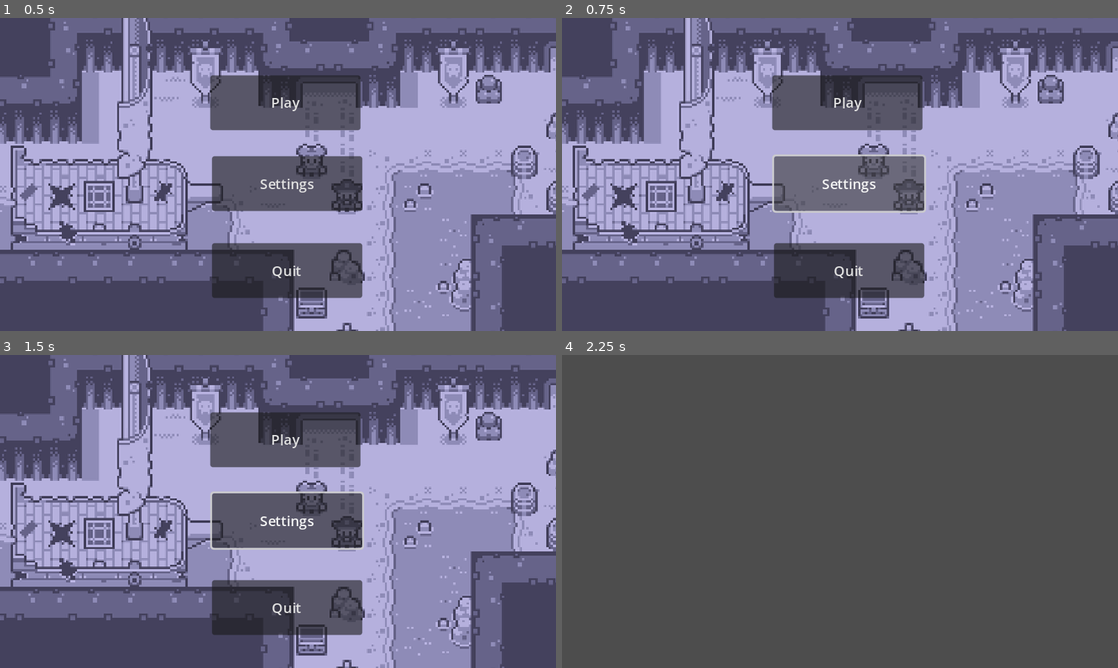
Above: before the commit, frames 1-4 (two rows, left to right).
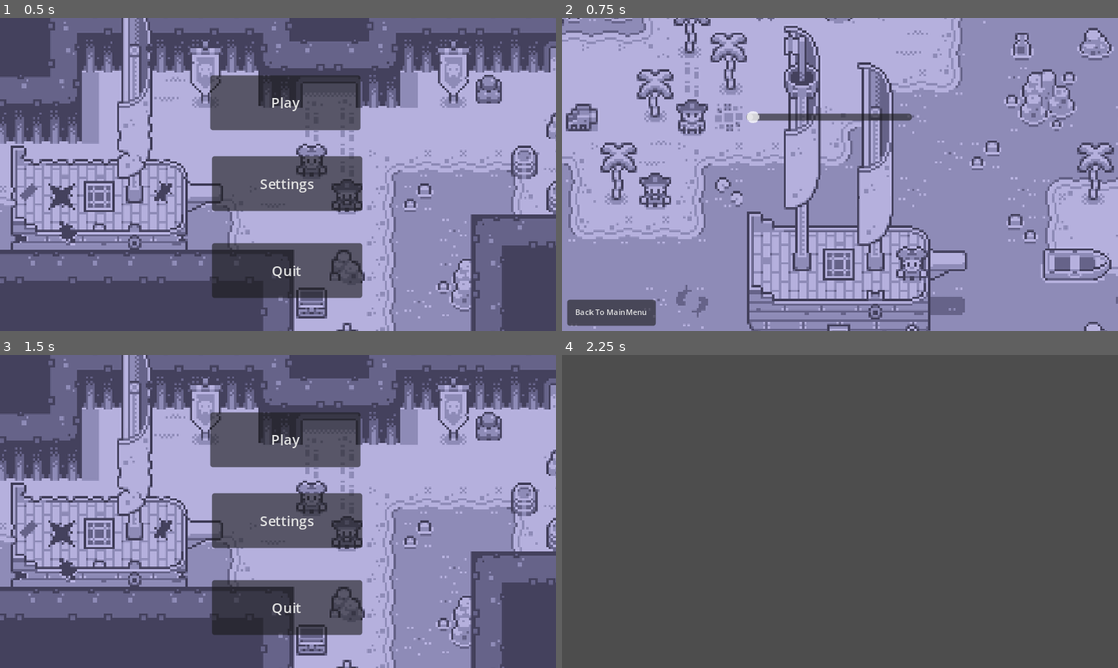
Above: after the commit, the same moments.

Repository: liam-barkley/Game-Jam
Game: Godot game, scene res://Scenes/main_menu.tscn
Same seed, same stepped clock (60 frames per second), same inputs: the game is played once before the commit and once after it.
Inputs (mouse positions are in pixels of both pictures, inside the frame that each line leads up to):
- Up to frame 1 (0.5 s): no input
- Up to frame 2 (0.75 s): click "Settings" at 0.5 s
- Up to frame 3 (1.5 s): click (50, 649) at 1.25 s, where only the run after the commit has a clickable "Back To MainMenu"
- Up to frame 4 (2.25 s): click "Play" at 2 s

Frame 1 is identical in both runs. In frame 2, 74% of the frame differs, in the area x 0-100%, y 0-100%; in frame 3, 0.4%; in frame 4, nothing differs.

Commit message:
started doing some settings stuff

Diff:
--- a/Game/Scenes/main_menu.gd
+++ b/Game/Scenes/main_menu.gd
@@ -17,3 +17,7 @@
 
 func _on_quit_pressed():
 	get_tree().free()
+
+
+func _on_settings_pressed():
+	get_tree().change_scene_to_file("res://Scenes/settings.tscn")
--- a/Game/Scenes/main_menu.tscn
+++ b/Game/Scenes/main_menu.tscn
@@ -31,10 +31,11 @@
 offset_bottom = 222.0
 text = "Settings"
 
-[node name="AudioStreamPlayer" type="AudioStreamPlayer" parent="."]
+[node name="mmAudio" type="AudioStreamPlayer" parent="."]
 
 [node name="Camera2D" type="Camera2D" parent="."]
 offset = Vector2(320, 180)
 
 [connection signal="pressed" from="Play" to="." method="_on_play_pressed"]
 [connection signal="pressed" from="Quit" to="." method="_on_quit_pressed"]
+[connection signal="pressed" from="Settings" to="." method="_on_settings_pressed"]
--- /dev/null
+++ b/Game/Scenes/settings.gd
@@ -0,0 +1,19 @@
+extends Node2D
+
+
+# Called when the node enters the scene tree for the first time.
+func _ready():
+	pass
+
+
+# Called every frame. 'delta' is the elapsed time since the previous frame.
+func _process(delta):
+	pass
+
+
+func _on_h_slider_changed():
+	pass # Replace with function body.
+
+
+func _on_back_pressed():
+	get_tree().change_scene_to_file("res://Scenes/main_menu.tscn")
--- a/Game/Scenes/settings.tscn
+++ b/Game/Scenes/settings.tscn
@@ -1,9 +1,31 @@
-[gd_scene load_steps=2 format=3 uid="uid://d31qlr5i6ukh0"]
+[gd_scene load_steps=3 format=3 uid="uid://d31qlr5i6ukh0"]
 
+[ext_resource type="Script" path="res://Scenes/settings.gd" id="1_d0wj3"]
 [ext_resource type="Texture2D" uid="uid://c57n2casqx52v" path="res://Arts/kenney_monochrome-pirates/Sample A.png" id="1_nti65"]
 
 [node name="Settings" type="Node2D"]
+script = ExtResource("1_d0wj3")
 
 [node name="SampleA" type="Sprite2D" parent="."]
 position = Vector2(298, 195)
 texture = ExtResource("1_nti65")
+
+[node name="Camera2D" type="Camera2D" parent="."]
+offset = Vector2(320, 180)
+
+[node name="HSlider" type="HSlider" parent="."]
+offset_left = 212.0
+offset_top = 106.0
+offset_right = 403.0
+offset_bottom = 122.0
+
+[node name="Back" type="Button" parent="."]
+offset_left = 6.0
+offset_top = 324.0
+offset_right = 108.0
+offset_bottom = 354.0
+theme_override_font_sizes/font_size = 9
+text = "Back To MainMenu"
+
+[connection signal="changed" from="HSlider" to="." method="_on_h_slider_changed"]
+[connection signal="pressed" from="Back" to="." method="_on_back_pressed"]
Not shown, added: Game/Scripts/Utils/music_settings.bin
